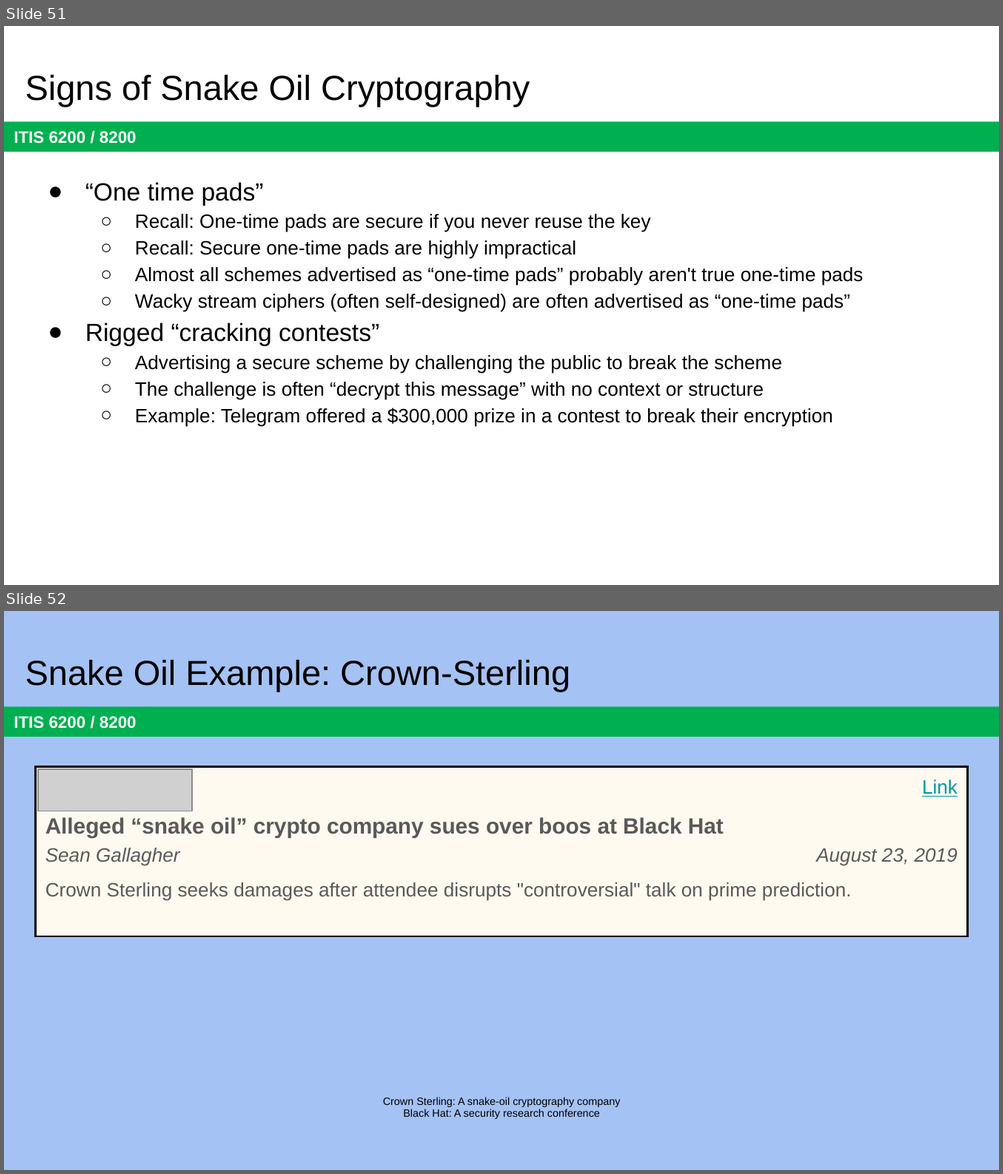
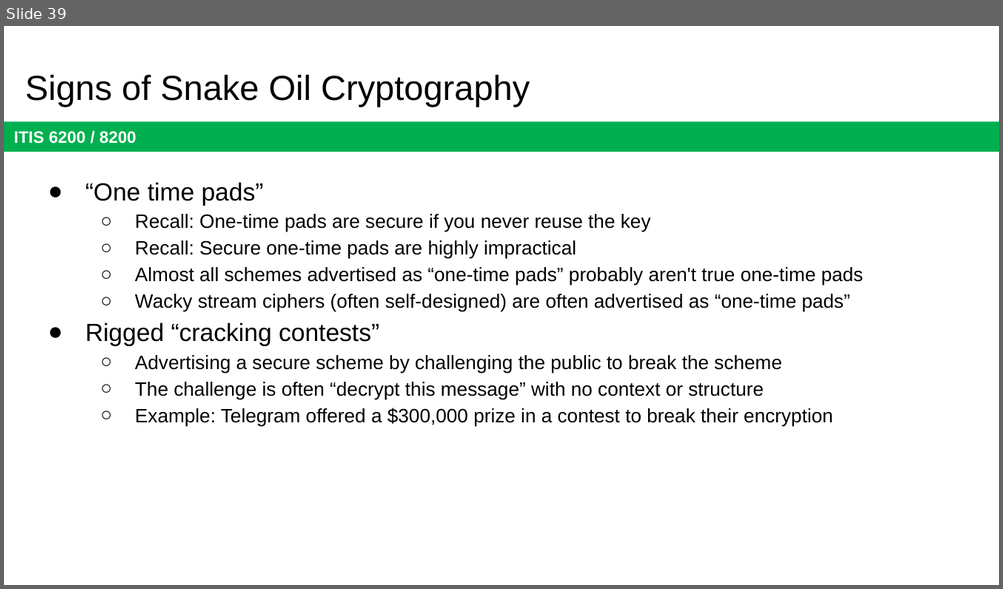
Before and after one commit to jx5c/github.io, a slide deck: teaching/ITIS6200/2023fa/lectures/lec07.pptx. Shown one above the other, each under a label of ours: slides 51 and 52 before the commit, slide 39 after it. The pictures are 1003x1174 and 1003x589 pixels, drawn with LibreOffice and Linux fonts; fonts in the diff are those of the drawing; grey boxes stand for pictures. Boxes give left, top, right and bottom in pixels: in the first picture for what was removed or moved away, otherwise in the second. Text is boxed around its words. In the diff, an @@ line names an element or a change of style, - is before the commit and + after.

```diff
--- a/teaching/ITIS6200/2023fa/lectures/lec07.pptx
+++ b/teaching/ITIS6200/2023fa/lectures/lec07.pptx
@@ slide 52 removed at <box>4,611,999,1170</box>, background #A4C2F4; not listed: 1 template element that a slide beside it also shows @@
@@ title removed at <box>25,660,570,692</box> @@
-Snake Oil Example: Crown-Sterling
@@ table removed at <box>36,767,967,943</box>, 4 rows, 2 columns @@
- | Link
-Alleged “snake oil” crypto company sues over boos at Black Hat | 
-Sean Gallagher | August 23, 2019
-Crown Sterling seeks damages after attendee disrupts "controversial" talk on prime prediction. | 
@@ picture removed at <box>38,769,192,811</box> @@
@@ text removed at <box>383,1097,620,1119</box> @@
-Crown Sterling: A snake-oil cryptography company
-Black Hat: A security research conference
@@ what was slide 51 is now slide 39 @@
```
Also in this commit, not shown: 16 other slides removed, 3 other files.
